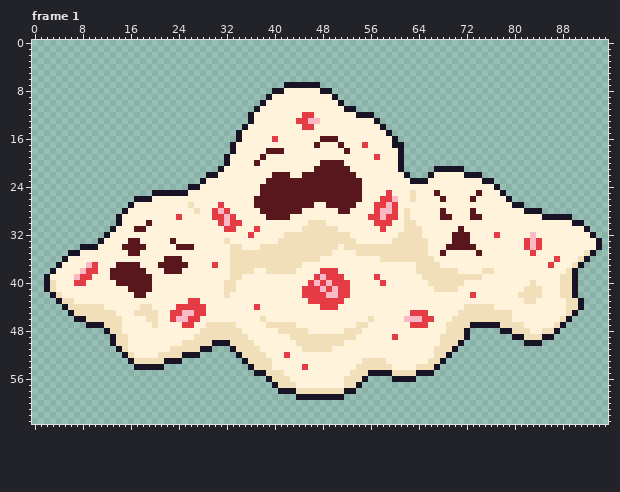
Pixel-art file: assets/characters/Yogurt.aseprite. The picture above is the old version.
96x64 pixels, 4 frames. Shown: frame 1. The commit also changed other frames, which this record leaves out.
After the commit:
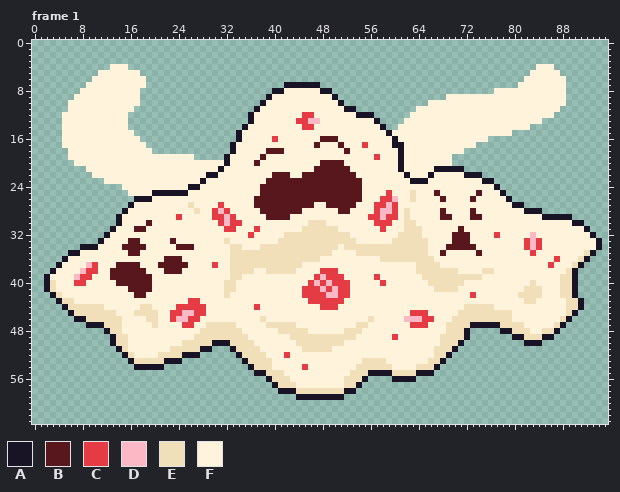
Palette (. is transparent): A #181425  B #58161d  C #e43b44  D #fcb8c5  E #f1dfb9  F #fff4db
Changes in this commit:
Changed rows in their new state; - is an unchanged pixel.
Frame 1:
first column x 5:
 4 --------FFF--------------------------------------------------------------------FFF--
 5 ------FFFFFFF-----------------------------------------------------------------FFFFF-
 6 -----FFFFFFFFF---------------------------------------------------------------FFFFFFF
 7 ----FFFFFFFFFF--------------------------------------------------------------FFFFFFFF
 8 ---FFFFFFFFFF-----------------------------------------------------------FFFFFFFFFFFF
 9 --FFFFFFFFFFF---------------------------------------------------FFFFFFFFFFFFFFFFFFFF
10 -FFFFFFFFFFFF------------------------------------------------FFFFFFFFFFFFFFFFFFFFFFF
11 -FFFFFFFFFFF-----------------------------------------------FFFFFFFFFFFFFFFFFFFFFFFF-
12 FFFFFFFFFFF-----------------------------------------------FFFFFFFFFFFFFFFFFFFFFFFF--
13 FFFFFFFFFFF----------------------------------------------FFFFFFFFFFFFFFFFFFFFFFF----
14 FFFFFFFFFFF---------------------------------------------FFFFFFFFFFFFFFFFFFFFFF------
15 FFFFFFFFFFFF-------------------------------------------FFFFFFFFFFFFFFFFFFFF---------
16 FFFFFFFFFFFFF-------------------------------------------FFFFFFFFFFFFFFF-------------
17 FFFFFFFFFFFFFF-------------------------------------------FFFFFFFFFFFF---------------
18 -FFFFFFFFFFFFFF------------------------------------------FFFFFFFFFF-----------------
19 -FFFFFFFFFFFFFFFFFFFFF-----------------------------------FFFFFFFF-------------------
20 --FFFFFFFFFFFFFFFFFFFFFFFFF------------------------------FFFFFFFF-------------------
21 ----FFFFFFFFFFFFFFFFFFFFFF-------------------------------FFFFF----------------------
22 -----FFFFFFFFFFFFFFFFFFF----------------------------------FFF-----------------------
23 -------FFFFFFFFFFFFFFFF-------------------------------------------------------------
24 ----------FFFFFFFFFFF---------------------------------------------------------------
25 -----------FFFF---------------------------------------------------------------------
Boxes around the changes in both pictures, in picture pixels (x1, y1, x2, y2):
added: (62, 64, 224, 196)
added: (392, 64, 566, 178)
